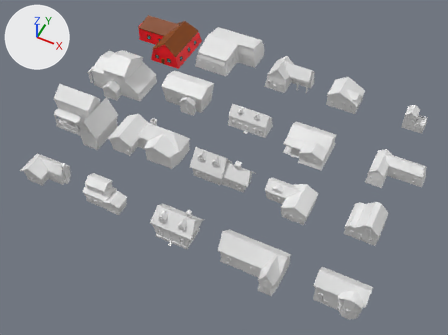
One commit to the Blender file Documentacao/Modelos/Cenário/Modelos3D/Lucas/Blender/Casas.blend: the scene before it, then after it.
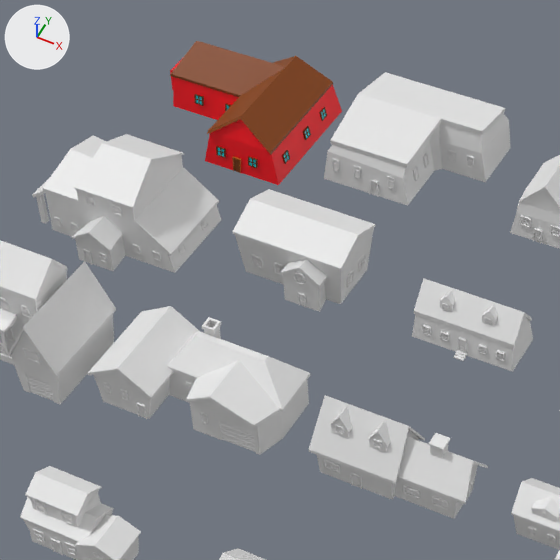
There are two pictures of each version: one whole from a camera (50 mm lens) standing at (135.4, -65.5, 149.6) and looking at (74.9, 55.4, -1.6), one close up on the part from 17% to 63% of the width and 0% to 62% of the height. The axes (+X, +Y, +Z) are drawn at upper left. The lights are the same throughout.

The older version as bpy lines, for what is in view:
```python
me_cube_016 = bpy.data.meshes.new('Cube.016')
me_cube_016.from_pydata(...)  # 576 vertices, 543 faces; spans x -11.9..13.0, y -9.2..9.9, z 0.0..8.9
me_cube_016.materials.append(mat_material)  # picture img_decoracaocidade_png
me_cube_017 = bpy.data.meshes.new('Cube.017')
me_cube_017.from_pydata(...)  # 353 vertices, 266 faces; spans x -7.4..13.5, y -5.1..13.0, z 0.0..8.2
me_cube_017.materials.append(None)
me_cube_021 = bpy.data.meshes.new('Cube.021')
me_cube_021.from_pydata(...)  # 474 vertices, 435 faces; spans x -7.7..7.5, y -6.2..4.0, z 0.0..6.5
me_cube_021.materials.append(None)
ob_casa16 = bpy.data.objects.new('Casa16', me_cube_016)
ob_casa16.location = (25.0, 100.0, 0.0)
ob_casa17 = bpy.data.objects.new('Casa17', me_cube_017)
ob_casa17.location = (50.0, 100.0, 0.0)
ob_casa9 = bpy.data.objects.new('Casa9', me_cube_021)
ob_casa9.location = (100.0, 50.0, 0.0)
# also in view: 'Casa12' at (50.0, 76.4, 4.6); 'Casa6' at (25.4, 48.3, 6.8); 'Casa13' at (75.0, 74.9, 3.8); 'Casa11' at (23.7, 73.3, 6.2); 'Casa7' at (50.1, 50.6, 4.9)
```
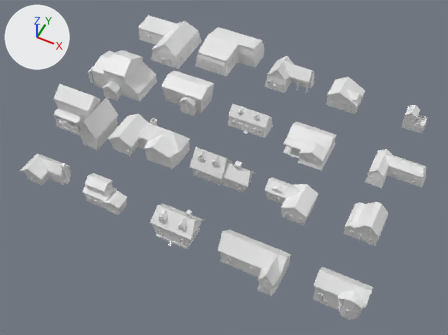
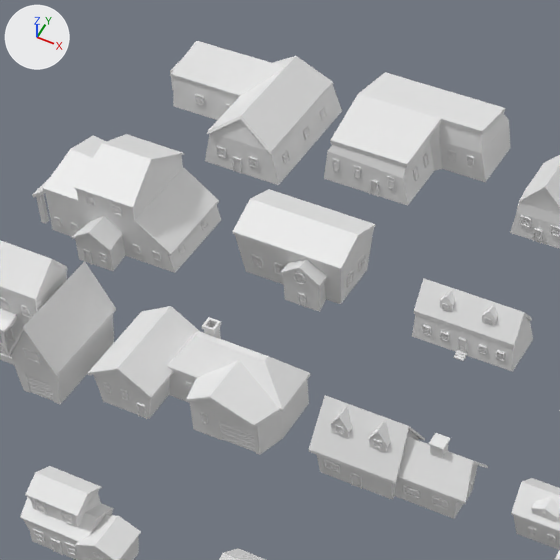
The change, as a diff of the scene's bpy script:
```diff
--- a/Documentacao/Modelos/Cenário/Modelos3D/Lucas/Blender/Casas.blend.py
+++ b/Documentacao/Modelos/Cenário/Modelos3D/Lucas/Blender/Casas.blend.py
@@ me_cube_016 @@
 me_cube_016.from_pydata(...)  # 576 vertices, 543 faces; spans x -11.9..13.0, y -9.2..9.9, z 0.0..8.9
-me_cube_016.materials.append(mat_material)  # picture img_decoracaocidade_png
```

Boxes (x1, y1, x2, y2) around the edits, measured in the close-ups (560 x 560 px):
'Casa16', recoloured (brown to white): (170, 41, 342, 185) in both
